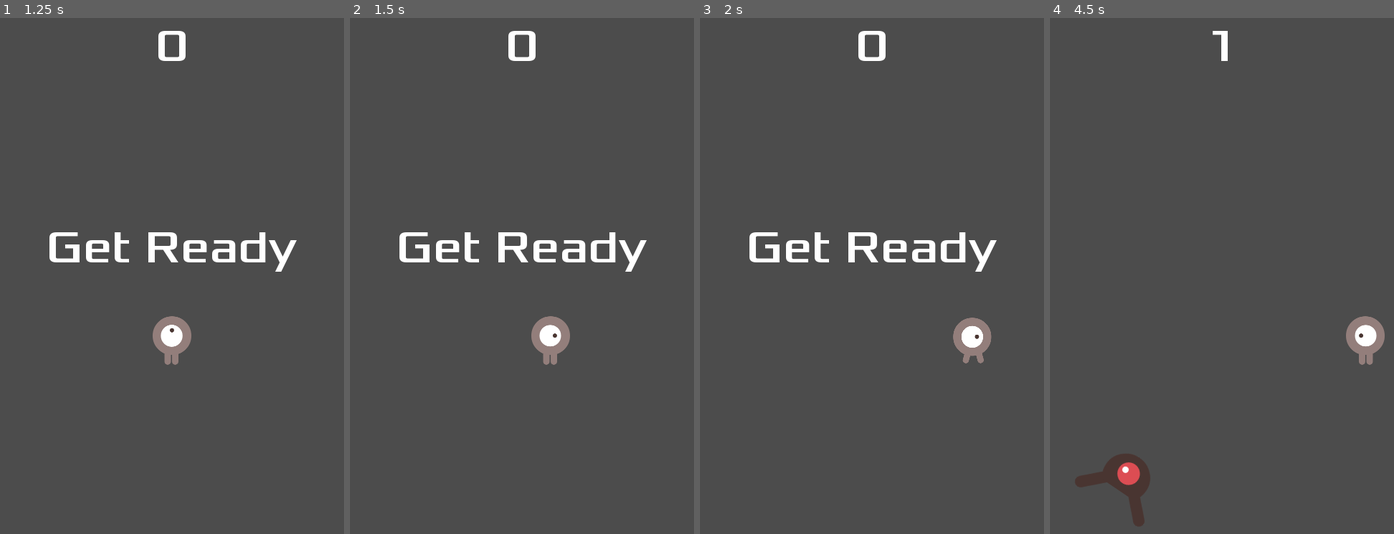
Above: before the commit, frames 1-4 (left to right).
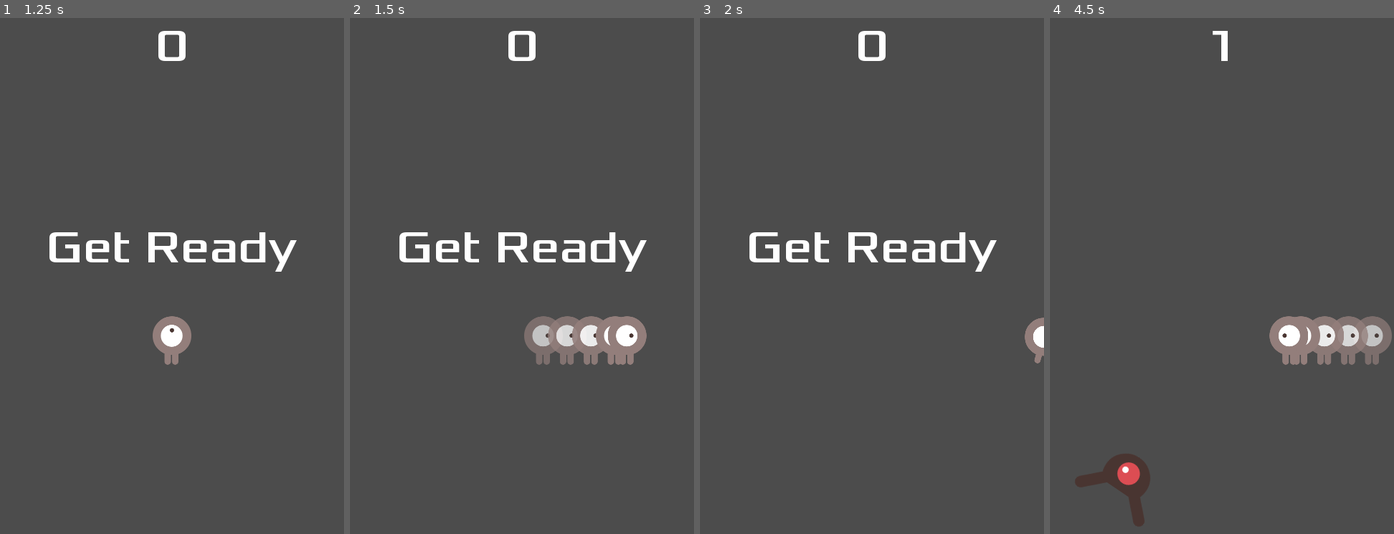
Above: after the commit, the same moments.

Repository: Adeon18/apps-camp-DodgeTheCreeps-demo
Game: Godot game, scene res://src/Main.tscn
Two runs of this game, one before a commit and one after it. Both use one fixed random seed, a clock stepped at 60 frames per second and the inputs below.
Inputs:
- Up to frame 1 (1.25 s): click "Start" at 0.5 s
- Up to frame 2 (1.5 s): tap Enter at 1.25 s; hold Right (ui_right) from 1.28 s (still down); tap Space (dash, bound only after the commit) at 1.35 s
- Up to frame 3 (2 s): keep holding Right (ui_right)
- Up to frame 4 (4.5 s): release Right (ui_right) at 2.03 s; hold Down (ui_down) 2.03-2.78 s; tap Space (dash, bound only after the commit) at 2.1, 2.85, 3.5, 3.6, 4.35 s; hold Right (ui_right) 2.78-3.53 s; hold Up (ui_up) 3.53-4.28 s; hold Left (ui_left) from 4.28 s (still down)

Frame 1 is identical in both runs. In frame 2, 2.5% of the frame differs, in the area x 50-87%, y 57-68%; in frame 3, 1.1%; in frame 4, 2.5%.

Commit message:
Added dashing

Diff:
--- a/game/project.godot
+++ b/game/project.godot
@@ -19,6 +19,14 @@
 window/size/width=480
 window/size/height=720
 
+[input]
+
+dash={
+"deadzone": 0.5,
+"events": [ Object(InputEventKey,"resource_local_to_scene":false,"resource_name":"","device":0,"alt":false,"shift":false,"control":false,"meta":false,"command":false,"pressed":false,"scancode":32,"physical_scancode":0,"unicode":0,"echo":false,"script":null)
+ ]
+}
+
 [physics]
 
 common/enable_pause_aware_picking=true
--- /dev/null
+++ b/game/src/Actors/DashGhost.gd
@@ -0,0 +1,17 @@
+extends Sprite
+
+
+# Declare member variables here. Examples:
+# var a = 2
+# var b = "text"
+
+
+# Called when the node enters the scene tree for the first time.
+func _ready():
+	$Tween.interpolate_property(self, "modulate:a", 1.0, 0.0, 0.3)
+	$Tween.start()
+
+
+
+func _on_Tween_tween_completed(object, key):
+	queue_free()
--- /dev/null
+++ b/game/src/Actors/DashGhost.tscn
@@ -0,0 +1,12 @@
+[gd_scene load_steps=2 format=2]
+
+[ext_resource path="res://src/Actors/DashGhost.gd" type="Script" id=1]
+
+[node name="DashGhost" type="Sprite"]
+z_index = -1
+z_as_relative = false
+script = ExtResource( 1 )
+
+[node name="Tween" type="Tween" parent="."]
+
+[connection signal="tween_completed" from="Tween" to="." method="_on_Tween_tween_completed"]
--- a/game/src/Actors/Player.gd
+++ b/game/src/Actors/Player.gd
@@ -3,11 +3,28 @@
 signal hit
 signal coin_pickup
 
-export var speed: int = 200
+
+var speed: int = 200
+var dash_speed: int = speed * 5
+
+var is_dashing: bool = false
+var can_dash: bool = true
+
 var screensize
 
 var direction: Vector2 = Vector2.ZERO
 var velocity: Vector2 = Vector2.ZERO
+
+
+var DashGhost = preload("res://src/Actors/DashGhost.tscn")
+
+
+onready var SpriteNode: AnimatedSprite = get_node("AnimatedSprite")
+onready var DashTimer: Timer = get_node("DashTimer")
+onready var DashCooldown: Timer = get_node("DashCooldown")
+onready var GhostCooldownTimer: Timer = get_node("GhostSpawnCooldown")
+onready var Hitbox: CollisionShape2D = get_node("CollisionShape2D")
+
 
 func _ready():
 	screensize = get_viewport_rect().size
@@ -39,18 +56,52 @@
 		$AnimatedSprite.animation = "up"
 		$AnimatedSprite.flip_v = direction.y > 0
 
-	velocity = direction * speed
+	if is_dashing:
+		velocity = direction * dash_speed
+	else:
+		velocity = direction * speed
 
 	position += velocity * delta
 	position.x = clamp(position.x, 0, screensize.x)
 	position.y = clamp(position.y, 0, screensize.y)
 
 
+func _input(event):
+	if Input.is_action_just_pressed("dash") and !is_dashing and can_dash:
+		start_dash()
+
 
 func start(pos):
 	position = pos
 	show()
-	$CollisionShape2D.disabled = false
+	Hitbox.disabled = false
+
+
+func start_dash():
+	can_dash = false
+	is_dashing = true
+	Hitbox.disabled = true
+	DashTimer.start()
+	GhostCooldownTimer.start()
+
+
+
+func stop_dash():
+	Hitbox.disabled = false
+	is_dashing = false
+	DashCooldown.start()
+	GhostCooldownTimer.stop()
+
+
+func spawn_dash_ghost():
+	var dghost = DashGhost.instance()
+	get_parent().add_child(dghost)
+
+	dghost.global_position = global_position
+	dghost.texture = SpriteNode.get_sprite_frames().get_frame(SpriteNode.animation, SpriteNode.get_frame())
+	dghost.flip_h = false if scale.x == 1 else true
+	dghost.scale = SpriteNode.scale
+
 
 
 func _on_Player_body_entered(body):
@@ -61,3 +112,14 @@
 func _on_Player_area_entered(area):
 	if area.is_in_group("coins"):
 		emit_signal("coin_pickup")
+
+
+func _on_DashTimer_timeout():
+	stop_dash()
+
+func _on_DashCooldown_timeout():
+	can_dash = true
+
+
+func _on_GhostSpawnCooldown_timeout():
+	spawn_dash_ghost()
--- a/game/src/Actors/Player.tscn
+++ b/game/src/Actors/Player.tscn
@@ -34,5 +34,18 @@
 [node name="CollisionShape2D" type="CollisionShape2D" parent="."]
 shape = SubResource( 2 )
 
+[node name="DashTimer" type="Timer" parent="."]
+wait_time = 0.2
+one_shot = true
+
+[node name="DashCooldown" type="Timer" parent="."]
+one_shot = true
+
+[node name="GhostSpawnCooldown" type="Timer" parent="."]
+wait_time = 0.03
+
 [connection signal="area_entered" from="." to="." method="_on_Player_area_entered"]
 [connection signal="body_entered" from="." to="." method="_on_Player_body_entered"]
+[connection signal="timeout" from="DashTimer" to="." method="_on_DashTimer_timeout"]
+[connection signal="timeout" from="DashCooldown" to="." method="_on_DashCooldown_timeout"]
+[connection signal="timeout" from="GhostSpawnCooldown" to="." method="_on_GhostSpawnCooldown_timeout"]
